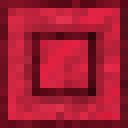
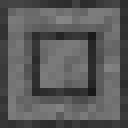
The second 128×128 image is a revision of the first. Changes to its layers:
removed layer "Layer 1 copy 2" over [0, 0, 128, 128]
removed layer "Layer 1 copy" over [8, 8, 120, 120]
removed layer "Layer 1 copy 4" over [0, 0, 128, 128]
removed layer "Layer 1 copy 3" over [16, 16, 112, 112]
removed layer "Layer 1" over [40, 40, 88, 88]
renamed "Layer 0" to "Layer 1", painted on it over [0, 0, 128, 128]
